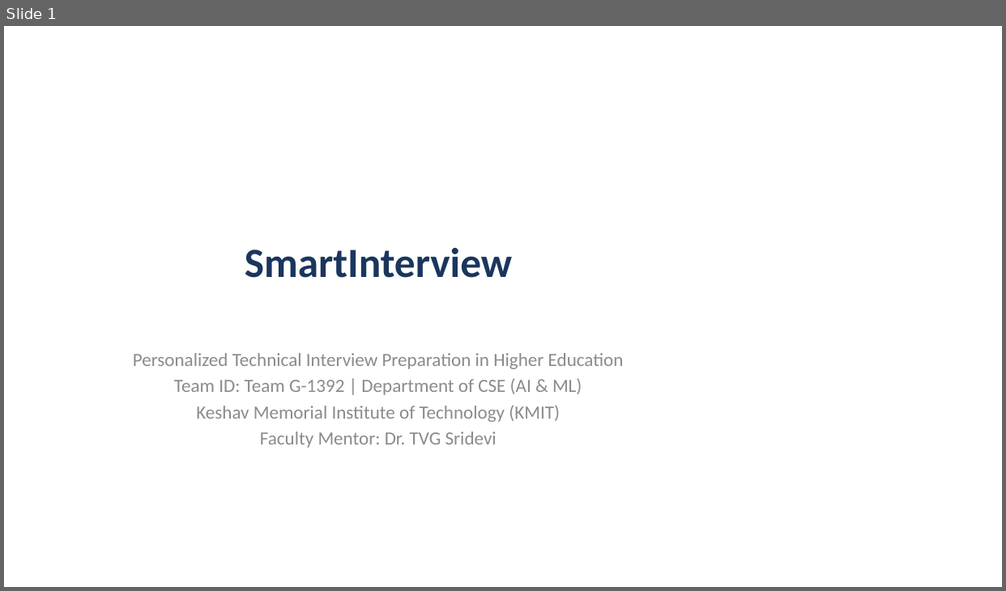
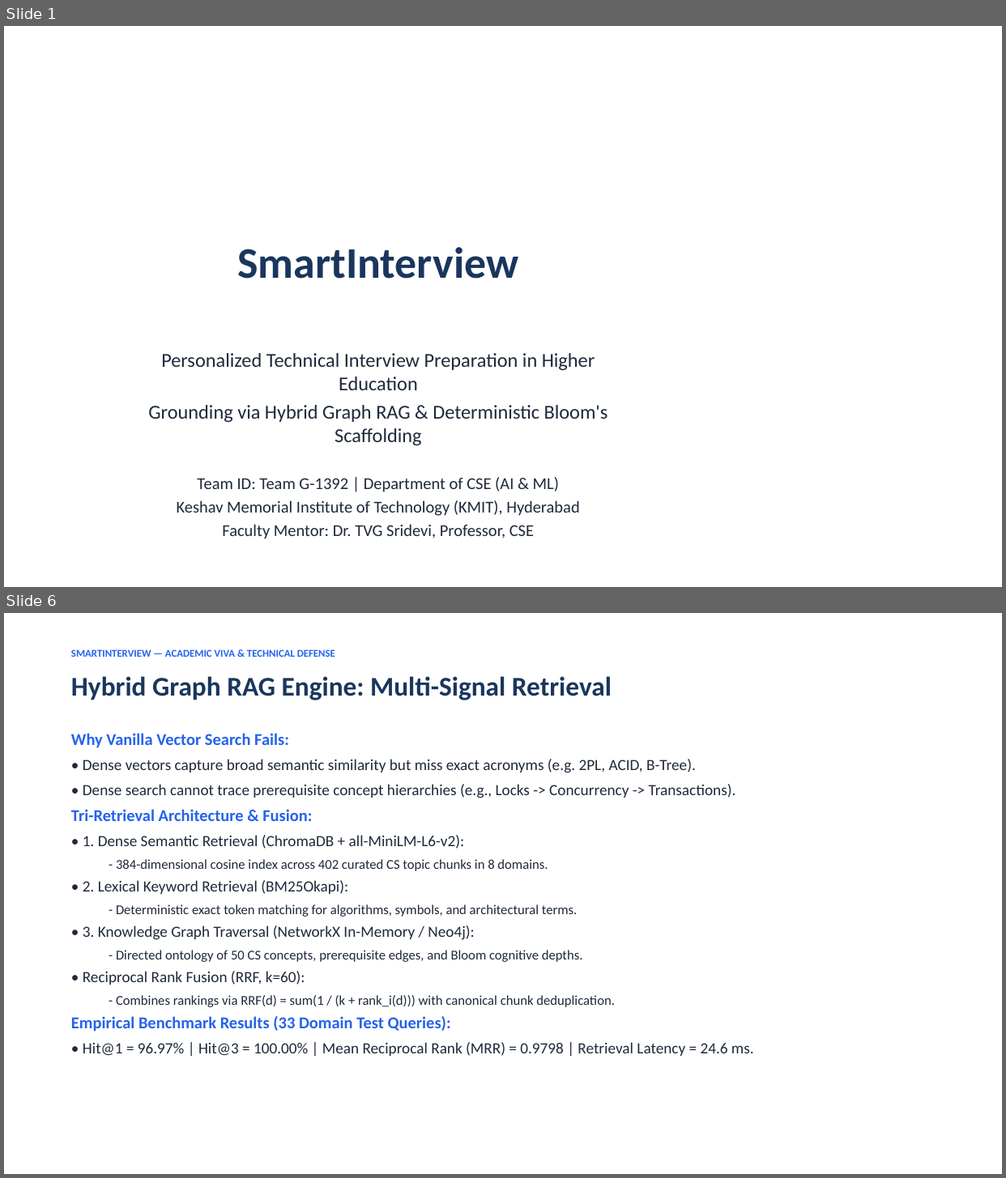
Before and after one commit to Ranith11/SmartInterview-team-main, a slide deck: SmartInterview_Deliverables/04_Presentation_and_Defense/SmartInterview_Project_Presentation.pptx. Shown one above the other, each under a label of ours: slide 1 before the commit, slides 1 and 6 after it; the slides between them are not shown. The pictures are 1006x591 and 1006x1178 pixels, drawn with LibreOffice and Linux fonts; fonts in the diff are those of the drawing. Boxes give left, top, right and bottom in pixels: in the first picture for what was removed or moved away, otherwise in the second. Text is boxed around its words. In the diff, an @@ line names an element or a change of style, - is before the commit and + after.

Commit message:
docs: complete synchronization of SRS, PPT, Research Paper, Master Encyclopedia, and deliverables with embedded diagrams, screenshots, and 355-test matrix

```diff
--- a/SmartInterview_Deliverables/04_Presentation_and_Defense/SmartInterview_Project_Presentation.pptx
+++ b/SmartInterview_Deliverables/04_Presentation_and_Defense/SmartInterview_Project_Presentation.pptx
@@ slide 6 added at <box>4,613,1002,1174</box>, background #FFFFFF @@
@@ text added at <box>71,649,335,657</box>, 10 pt, text #2563EB, bold @@
+SMARTINTERVIEW — ACADEMIC VIVA & TECHNICAL DEFENSE
@@ text added at <box>71,676,612,700</box>, 26 pt, text #1A365D, bold @@
+Hybrid Graph RAG Engine: Multi-Signal Retrieval
@@ text added at <box>71,733,754,1056</box>, 15 pt, text #1E293B @@
+Why Vanilla Vector Search Fails:
+• Dense vectors capture broad semantic similarity but miss exact acronyms (e.g. 2PL, ACID, B-Tree).
+• Dense search cannot trace prerequisite concept hierarchies (e.g., Locks -> Concurrency -> Transactions).
+Tri-Retrieval Architecture & Fusion:
+• 1. Dense Semantic Retrieval (ChromaDB + all-MiniLM-L6-v2):
+  - 384-dimensional cosine index across 402 curated CS topic chunks in 8 domains.
+• 2. Lexical Keyword Retrieval (BM25Okapi):
+  - Deterministic exact token matching for algorithms, symbols, and architectural terms.
+• 3. Knowledge Graph Traversal (NetworkX In-Memory / Neo4j):
+  - Directed ontology of 50 CS concepts, prerequisite edges, and Bloom cognitive depths.
+• Reciprocal Rank Fusion (RRF, k=60):
+  - Combines rankings via RRF(d) = sum(1 / (k + rank_i(d))) with canonical chunk deduplication.
+Empirical Benchmark Results (33 Domain Test Queries):
+• Hit@1 = 96.97% | Hit@3 = 100.00% | Mean Reciprocal Rank (MRR) = 0.9798 | Retrieval Latency = 24.6 ms.
@@ slide 1 changed as well @@
@@ title "SmartInterview" at <box>237,247,518,279</box>: size 40 to 42 pt @@
@@ subtitle at <box>161,353,595,493</box>: size 18 to 19 pt in "Personalized Technical Interview Preparation in Higher Educa ..."; text colour #8C8C8C to #1E293B in "Personalized Technical Interview Preparation in Higher Educa ...", "Team ID: Team G-1392 | Department of ..."; size 18 to 16 pt in "Team ID: Team G-1392 | Department of ..." @@
@@ subtitle at <box>148,405,608,446</box>: paragraph added @@
+Grounding via Hybrid Graph RAG & Deterministic Bloom's Scaffolding
@@ subtitle at <box>177,501,580,540</box>: text changed; size 18 to 16 pt; text colour #8C8C8C to #1E293B @@
-Keshav Memorial Institute of Technology (KMIT)
-Faculty Mentor: Dr. TVG Sridevi
+Keshav Memorial Institute of Technology (KMIT), Hyderabad
+Faculty Mentor: Dr. TVG Sridevi, Professor, CSE
```
Also in this commit, not shown: 1 other slide changed, 11 other slides added, 9 slides removed, 26 other files.
